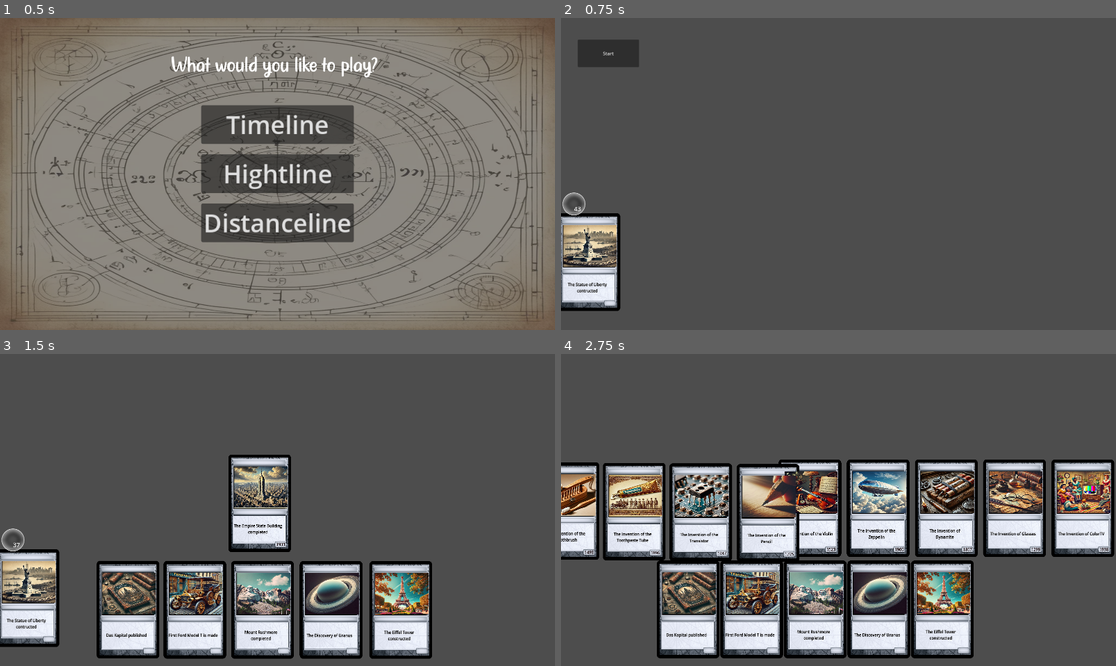
Above: before the commit, frames 1-4 (two rows, left to right).
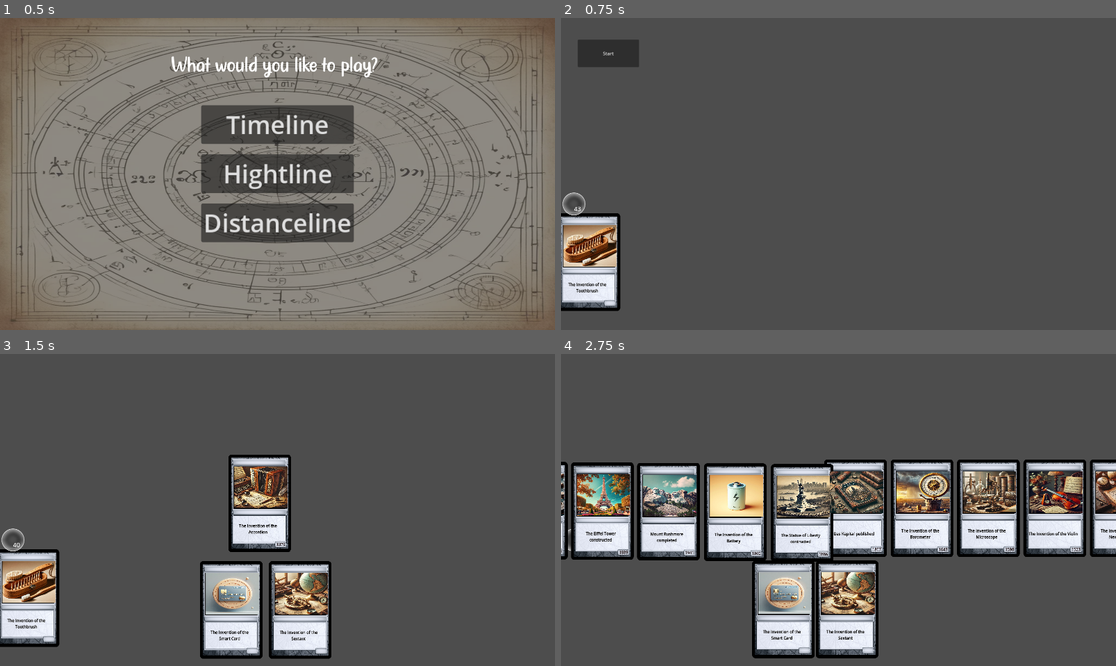
Above: after the commit, the same moments.

Repository: jazzman-bz/Timeline
Game: Godot game, scene res://main_menu.tscn
Two runs of this game, one before a commit and one after it. Both use one fixed random seed, a clock stepped at 60 frames per second and the inputs below.
Inputs (mouse positions are in pixels of both pictures, inside the frame that each line leads up to):
- Up to frame 1 (0.5 s): no input
- Up to frame 2 (0.75 s): click "Timeline" at 0.5 s
- Up to frame 3 (1.5 s): click "Start" at 1.25 s
- Up to frame 4 (2.75 s): drag from (588, 600) to (894, 441) at 2.02 s

Frame 1 is identical in both runs. In frame 2, 1.3% of the frame differs, in the area x 0-11%, y 66-88%; in frame 3, 18%; in frame 4, 37%, in the area x 0-100%, y 33-98%.

Commit message:
shuffle on start and endscreen v2

Diff:
--- a/timeline2/end_screen.gd
+++ b/timeline2/end_screen.gd
@@ -1,7 +1,9 @@
 extends Control
 
-
-
+@onready var board = get_tree().get_root().get_node_or_null("Main/Board")
+@onready var graveyard = get_tree().get_root().get_node_or_null("Main/Graveyard")
+@onready var exile = get_tree().get_root().get_node_or_null("Main/Exile")
+@onready var button = get_tree().get_root().get_node_or_null("Main/Button")
 # Called when the node enters the scene tree for the first time.
 func _ready() -> void:
 
@@ -13,16 +15,38 @@
 
 # Called every frame. 'delta' is the elapsed time since the previous frame.
 func _process(delta: float) -> void:
+
 	pass
 
 
 func _on_continue_pressed() -> void:
 
-	get_tree().quit()
-#
+	get_tree().get_root().get_node("EndScreen").visible = false
+	get_tree().get_root().get_node("Main").visible = true  # Show Main scene again
+
+
+	# Board and Grfaveyard to exile
+	move_all_to_exile()
+
+
+	get_tree().change_scene_to_file("res://main.tscn")
+	#get_parent().queue_free()  # Remove the EndScreen
 	pass # Replace with function body.
 
 
 func _on_exit_pressed() -> void:
 	get_tree().quit()
 	pass # Replace with function body.
+
+func move_all_to_exile():
+
+	for card in board.get_children():
+		board.remove_child(card)
+		exile.add_child(card)
+		card.global_position = exile.global_position  # Move to Exile visually
+
+	for card in graveyard.get_children():
+		graveyard.remove_child(card)
+		exile.add_child(card)
+		card.global_position = exile.global_position  # Move to Exile visually
+	button.visible = true
--- a/timeline2/game_control.gd
+++ b/timeline2/game_control.gd
@@ -4,10 +4,10 @@
 var json_file_path = "res://images_metadata.json"  # Path to the JSON file
 
 @onready var card_scene: PackedScene = preload("res://card.tscn")
-@onready var spawn = $Spawn  # Parent node where cards will be added
-@onready var card_count_label = $CardCount/ColorRect/CardCount  # Reference to the CardCount label
-@onready var hand = $Hand  # Parent node where cards in the hand will be added
-@onready var board = $Board  # Parent node where cards in the hand will be added
+#@onready var spawn = $Spawn  # Parent node where cards will be added
+##@onready var card_count_label = $CardCount/ColorRect/CardCount  # Reference to the CardCount label
+#@onready var hand = $Hand  # Parent node where cards in the hand will be added
+#@onready var board = $Board  # Parent node where cards in the hand will be added
 @onready var graveyard_scene: PackedScene = preload("res://graveyard.tscn")
 
 var score:int
@@ -53,13 +53,14 @@
 		#emit_signal("final_screen", score)
 
 
-
+		var main = get_parent()
+		main.visible = false
 		var final_scene = load("res://end_screen.tscn").instantiate()
 		#final_scene.score = score  # Setzt den Score in der neuen Szene
 	   # Wechsle zur neuen Szene
 		get_tree().root.add_child(final_scene)  # Neue Szene als Kind von root hinzufügen
-		get_tree().current_scene.queue_free()  # Entferne die alte Szene
-		print()
+		#get_tree().current_scene.queue_free()  # Entferne die alte Szene
+
 
 	if GameControl.player_turn == false:
 
--- a/timeline2/main.gd
+++ b/timeline2/main.gd
@@ -9,7 +9,13 @@
 @onready var hand = $Hand  # Parent node where cards in the hand will be added
 @onready var board = $Board  # Parent node where cards in the hand will be added
 @onready var graveyard_scene: PackedScene = preload("res://graveyard.tscn")
+
+
+
 func _ready():
+
+	var card_instances = []  # Store all card instances before adding them to spawn
+
 	if load_json_file():
 		print("Cards loaded successfully.")
 	else:
@@ -56,13 +62,19 @@
 		#card_instance.position = Vector2(col * x_offset, row * y_offset)
 #
 		# Add the card to the spawn node
-		spawn.add_child(card_instance)
-
+		card_instances.append(card_instance)
 			# Pass the board's Area2D to the card
 		var board_area = $Board/Area2D
 		card_instance.set_board_area(board_area)
 
 		card_index += 1
+
+		# 🔄 SHUFFLE THE CARDS BEFORE ADDING THEM TO SPAWN
+	card_instances.shuffle()
+
+	# Add shuffled cards to spawn
+	for card_instance in card_instances:
+		spawn.add_child(card_instance)
 
 	update_card_count()
 
@@ -89,7 +101,7 @@
 func _on_button_pressed() -> void:
 
 	# ---- first deal hand
-	var num_cards_to_move = 5
+	var num_cards_to_move = 2
 	var x_offset = 220  # Horizontal spacing between cards in the hand
 
 	if spawn.get_child_count() < num_cards_to_move:
